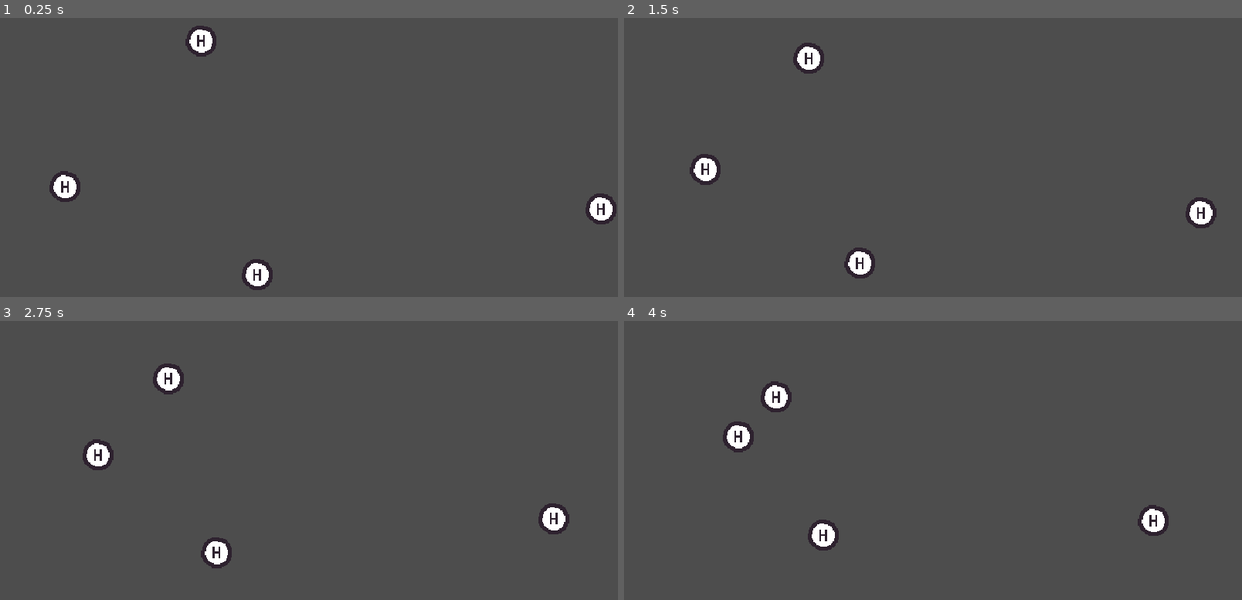
Above: before the commit, frames 1-4 (two rows, left to right).
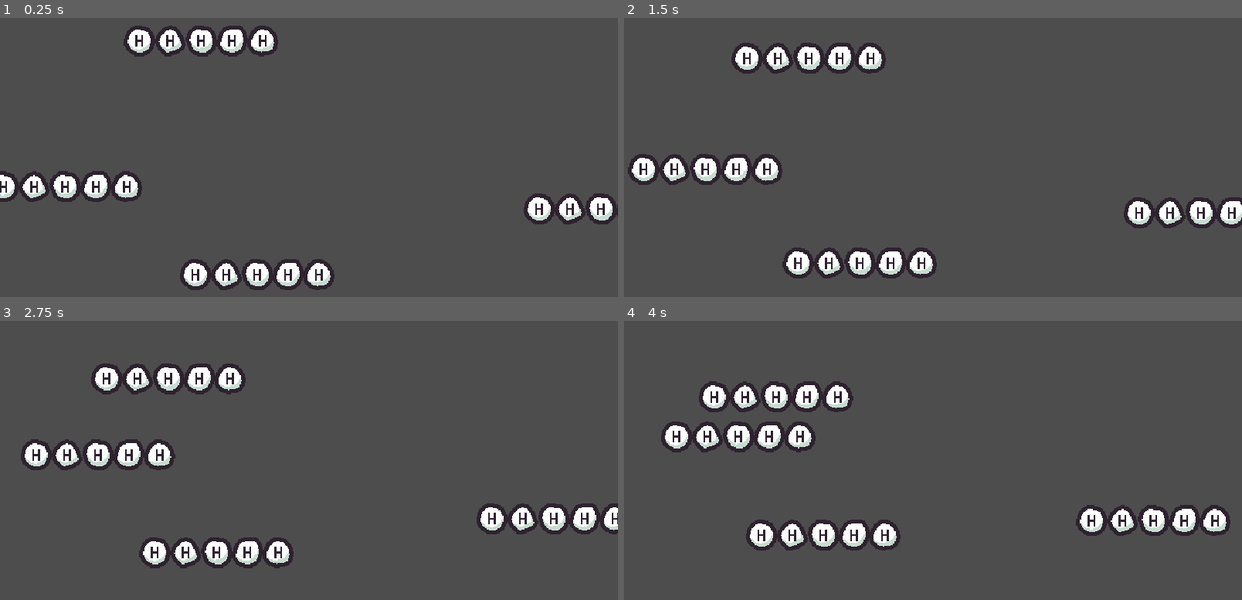
Above: after the commit, the same moments.

Repository: RecoilGaming/Project-Galia
Game: Godot game, scene res://%Project/%Levels/main.tscn
Same seed, same stepped clock (60 frames per second), same inputs: the game is played once before the commit and once after it.
Inputs:
- Up to frame 1 (0.25 s): no input
- Up to frame 2 (1.5 s): no input
- Up to frame 3 (2.75 s): no input
- Up to frame 4 (4 s): no input

The runs differ from the first frame. In frame 1, 6.2% of the frame differs, in the area x 0-100%, y 2-98%; in frame 2, 6.8%; in frame 3, 7.1%; in frame 4, 7.3%, in the area x 6-99%, y 21-83%.

Commit message:
Let olgierd do the animation

Diff:
--- a/%Project/Characters/hydrogen.tscn
+++ b/%Project/Characters/hydrogen.tscn
@@ -1,7 +1,10 @@
-[gd_scene load_steps=3 format=3 uid="uid://c8l7081o6fndg"]
+[gd_scene load_steps=4 format=3 uid="uid://bci0bdsippu00"]
 
 [ext_resource type="Script" path="res://%Project/%Scripts/Components/unit.gd" id="1_fhsnw"]
 [ext_resource type="Texture2D" uid="uid://beqmyrgswqfmp" path="res://Resources/hydrogen.png" id="3_vifbp"]
+
+[sub_resource type="CircleShape2D" id="CircleShape2D_3kvk2"]
+radius = 16.0
 
 [node name="Hydrogen" type="Node2D"]
 script = ExtResource("1_fhsnw")
@@ -9,3 +12,8 @@
 
 [node name="Sprite" type="Sprite2D" parent="."]
 texture = ExtResource("3_vifbp")
+
+[node name="Body" type="CharacterBody2D" parent="."]
+
+[node name="Collider" type="CollisionShape2D" parent="Body"]
+shape = SubResource("CircleShape2D_3kvk2")
Binary file changed: Resources/hydrogen.png
